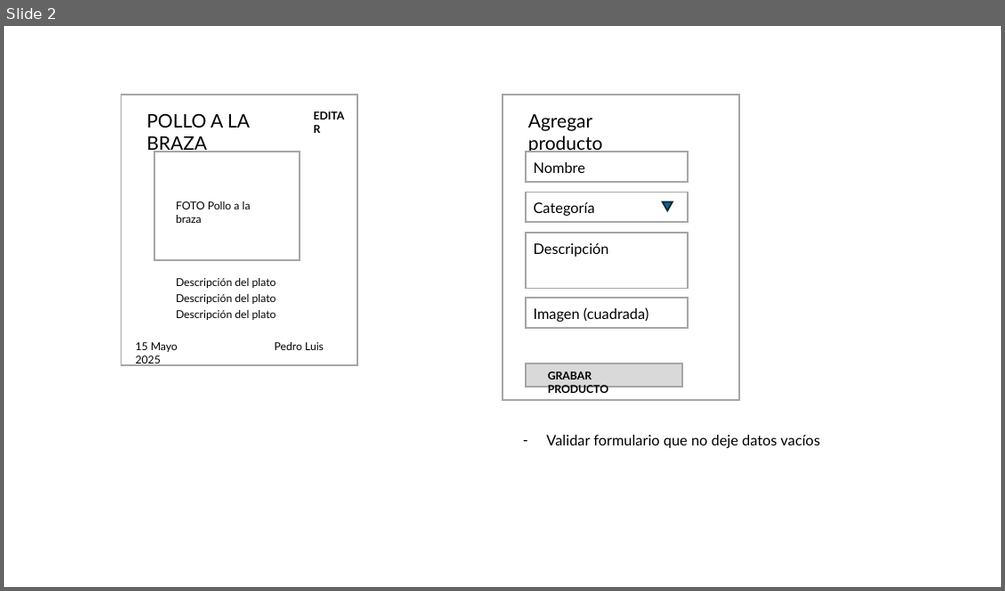
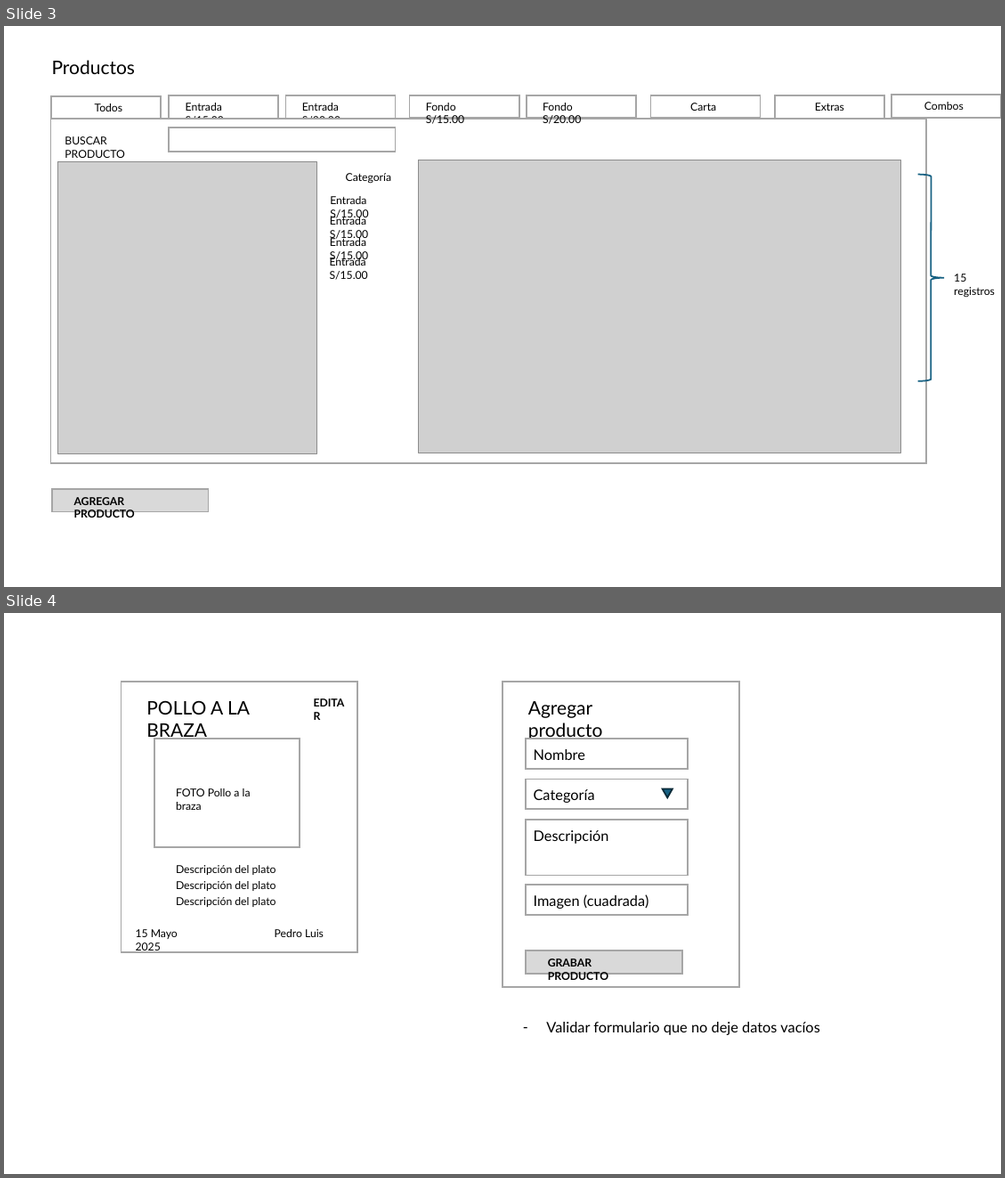
Before and after one commit to tinqsoftware/estacion90, a slide deck: estacion90.pptx. Shown one above the other, each under a label of ours: slide 2 before the commit, slides 3 and 4 after it. The pictures are 1005x591 and 1005x1178 pixels, drawn with LibreOffice and Linux fonts; fonts in the diff are those of the drawing; grey boxes stand for pictures. Boxes give left, top, right and bottom in pixels: in the first picture for what was removed or moved away, otherwise in the second. Text is boxed around its words. In the diff, an @@ line names an element or a change of style, - is before the commit and + after.

Commit message:
Se añadio nueva categoría y se modifico el alto de las filas en las tablas

```diff
--- a/estacion90.pptx
+++ b/estacion90.pptx
@@ slide 3 added at <box>4,26,1001,587</box>, background #FFFFFF @@
@@ text added at <box>52,60,135,74</box>, 18 pt, text #000000 @@
+Productos
@@ rectangle added at <box>51,96,161,119</box>, fill #FFFFFF, outline #A6A6A6 1.5 pt @@
@@ text added at <box>95,103,123,111</box>, 10.5 pt, text #000000 @@
+Todos
@@ rectangle added at <box>170,95,279,118</box>, fill #FFFFFF, outline #A6A6A6 1.5 pt @@
@@ text added at <box>186,103,224,119</box>, 10.5 pt, text #000000 @@
+Entrada S/15.00
@@ rectangle added at <box>286,95,396,118</box>, fill #FFFFFF, outline #A6A6A6 1.5 pt @@
@@ text added at <box>302,103,340,119</box>, 10.5 pt, text #000000 @@
+Entrada S/20.00
@@ rectangle added at <box>409,95,519,118</box>, fill #FFFFFF, outline #A6A6A6 1.5 pt @@
@@ text added at <box>426,103,464,124</box>, 10.5 pt, text #000000 @@
+Fondo S/15.00
@@ rectangle added at <box>526,95,637,118</box>, fill #FFFFFF, outline #A6A6A6 1.5 pt @@
@@ text added at <box>542,103,581,124</box>, 10.5 pt, text #000000 @@
+Fondo S/20.00
@@ rectangle added at <box>651,95,760,118</box>, fill #FFFFFF, outline #A6A6A6 1.5 pt @@
@@ text added at <box>690,103,716,111</box>, 10.5 pt, text #000000 @@
+Carta
@@ rectangle added at <box>775,95,885,118</box>, fill #FFFFFF, outline #A6A6A6 1.5 pt @@
@@ text added at <box>815,103,844,111</box>, 10.5 pt, text #000000 @@
+Extras
@@ rectangle added at <box>891,95,1001,118</box>, fill #FFFFFF, outline #A6A6A6 1.5 pt @@
@@ text added at <box>924,102,963,110</box>, 10.5 pt, text #000000 @@
+Combos
@@ rectangle added at <box>51,119,927,464</box>, fill #FFFFFF, outline #A6A6A6 1.5 pt @@
@@ rectangle added at <box>170,127,396,151</box>, fill #FFFFFF, outline #A6A6A6 1.5 pt @@
@@ text added at <box>65,136,124,158</box>, 10.5 pt, text #000000 @@
+BUSCAR PRODUCTO
@@ picture added at <box>57,161,317,454</box> @@
@@ text added at <box>346,173,391,184</box>, 10.5 pt, text #000000 @@
+Categoría
@@ picture added at <box>418,160,900,453</box> @@
@@ right brace added at <box>918,174,944,380</box>, outline #156082 1.5 pt @@
@@ text added at <box>330,196,368,220</box>, 10.5 pt, text #000000 @@
+Entrada S/15.00
@@ text added at <box>330,215,368,240</box>, 10.5 pt, text #000000 @@
+Entrada S/15.00
@@ text added at <box>330,236,368,262</box>, 10.5 pt, text #000000 @@
+Entrada S/15.00
@@ text added at <box>330,257,368,280</box>, 10.5 pt, text #000000 @@
+Entrada S/15.00
@@ text added at <box>954,273,995,297</box>, 10.5 pt, text #000000 @@
+15 registros
@@ rectangle added at <box>52,489,208,511</box>, fill #D9D9D9, outline #A6A6A6 1.5 pt @@
@@ text added at <box>74,497,135,517</box>, 10.5 pt, text #000000, bold @@
+AGREGAR PRODUCTO
@@ what was slide 2 is now slide 4 @@
```
Also in this commit, not shown: 1 slide changed, 4 other slides added, 5 other files.
